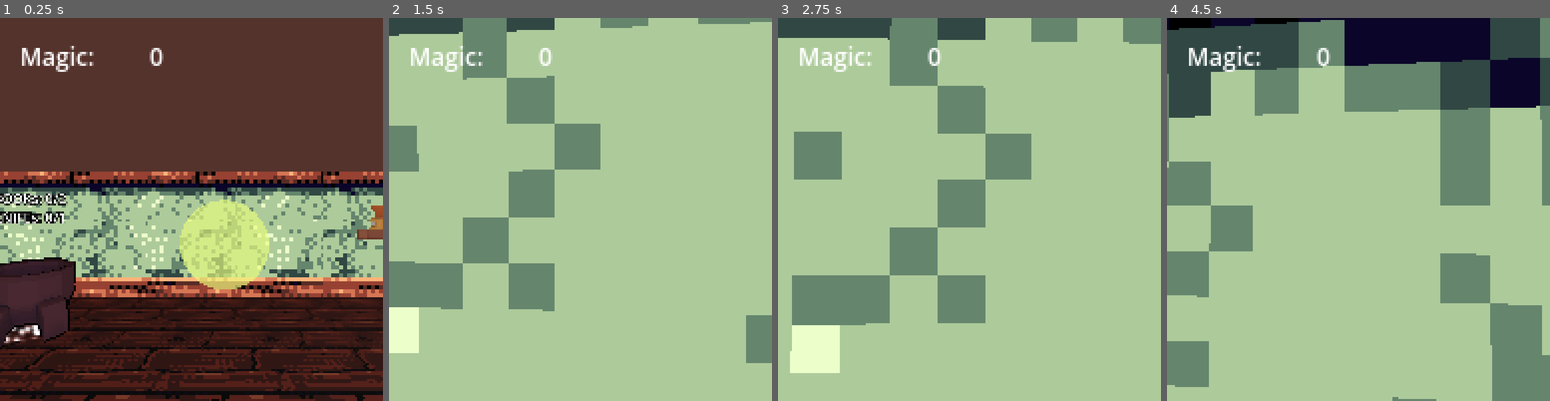
Above: before the commit, frames 1-4 (left to right).
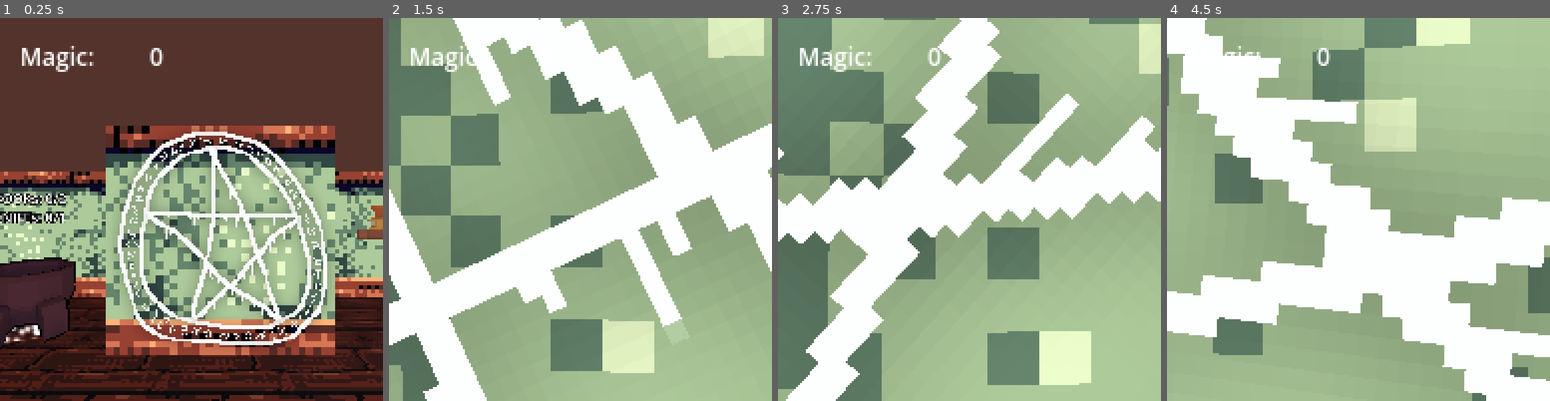
Above: after the commit, the same moments.

Repository: kaisalmon/gwt-85-entry
Game: Godot game, scene res://scenes/level/level.tscn
Same seed, same stepped clock (60 frames per second), same inputs: the game is played once before the commit and once after it. This scene is started directly instead of the project's main scene.
Inputs (mouse positions are in pixels of both pictures, inside the frame that each line leads up to):
- Up to frame 1 (0.25 s): no input
- Up to frame 2 (1.5 s): move the mouse to (599, 209) at 0.52 s; press the mouse at (599, 209) at 0.53 s; hold W (move_up) from 0.53 s (still down); move the mouse to (561, 209) at 1.27 s; release the mouse at (561, 209) at 1.28 s; click (561, 209) at 1.35 s
- Up to frame 3 (2.75 s): keep holding W (move_up); move the mouse to (980, 201) at 2.02 s; press the mouse at (980, 201) at 2.03 s
- Up to frame 4 (4.5 s): keep holding W (move_up); move the mouse to (1354, 217) at 2.77 s; release the mouse at (1354, 217) at 2.78 s; click (1354, 217) at 2.85 s; move the mouse to (1389, 213) at 3.52 s; press the mouse at (1389, 213) at 3.53 s; move the mouse to (1327, 205) at 4.27 s; release the mouse at (1327, 205) at 4.28 s; click (1327, 205) at 4.35 s

The runs differ from the first frame. In frame 1, 32% of the frame differs, in the area x 27-88%, y 28-89%; in frame 2, 77%; in frame 3, 69%; in frame 4, 87%, in the area x 0-100%, y 0-100%.
Error before the commit: Invalid access to property or key 'lifetime' on a base object of type 'null instance'. (res://scenes/interactable/room_expander.gd:32)

Commit message:
Replaced room expander with door

Diff:
--- a/scenes/level/level.tscn
+++ b/scenes/level/level.tscn
@@ -16,7 +16,7 @@
 [ext_resource type="PackedScene" uid="uid://b7658larp87xq" path="res://scenes/interactable/cauldron.tscn" id="14_b3up8"]
 [ext_resource type="Script" path="res://recipe.gd" id="15_ivku7"]
 [ext_resource type="PackedScene" uid="uid://b5npl0ksq8mxq" path="res://scenes/interactable/item_provider.tscn" id="15_vrc4q"]
-[ext_resource type="PackedScene" uid="uid://c4mtybhuv7us2" path="res://scenes/interactable/room_expander.tscn" id="16_x4oov"]
+[ext_resource type="PackedScene" uid="uid://qj8yt50m37o" path="res://scenes/interactable/door.tscn" id="17_ivku7"]
 
 [sub_resource type="ConvexPolygonShape3D" id="ConvexPolygonShape3D_cqqhe"]
 points = PackedVector3Array(-0.850137, 0.0499641, -0.75, -0.850137, 0.0249221, -0.743422, -0.87498, 0.0499641, -0.74342 …(3516 unchanged characters)…
@@ -155,8 +155,8 @@
 transform = Transform3D(1, 0, 0, 0, 1, 0, 0, 0, 1, -3.02163, 1, 0.217578)
 produced_item = 2
 
-[node name="RoomExpander" parent="." index="10" instance=ExtResource("16_x4oov")]
-transform = Transform3D(1, 0, 0, 0, 1, 0, 0, 0, 1, 0.365284, 1, -2.85657)
+[node name="Door" parent="." index="10" instance=ExtResource("17_ivku7")]
+transform = Transform3D(1, 0, 0, 0, 1, 0, 0, 0, 1, 0.250468, 0.126984, -2.1809)
 
 [editable path="Cauldron"]
 [editable path="Cauldron/blockbench_export"]
